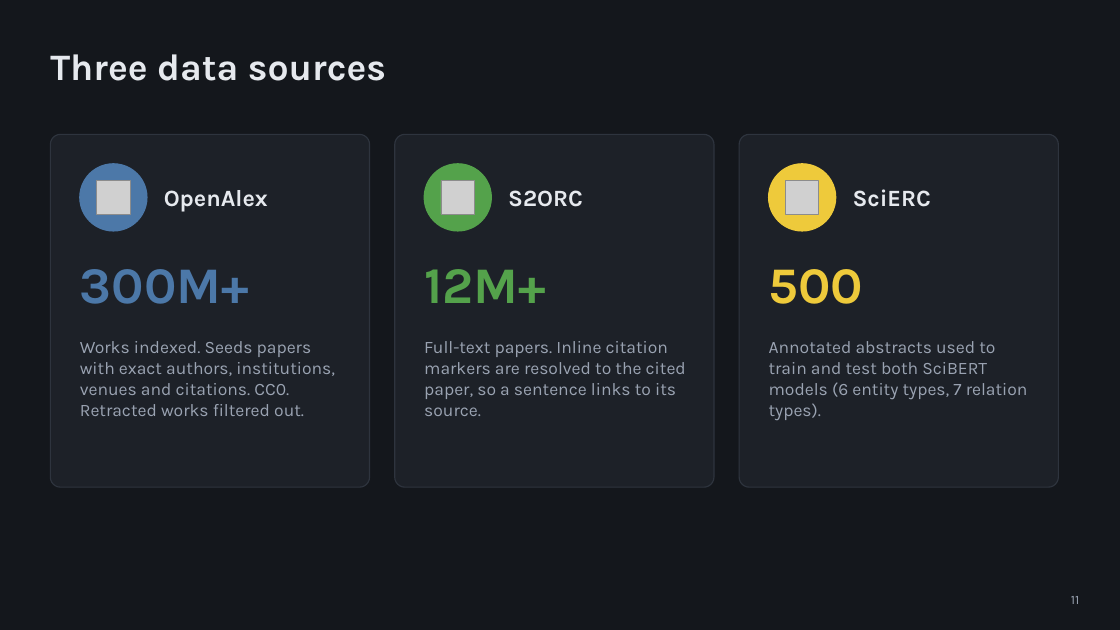
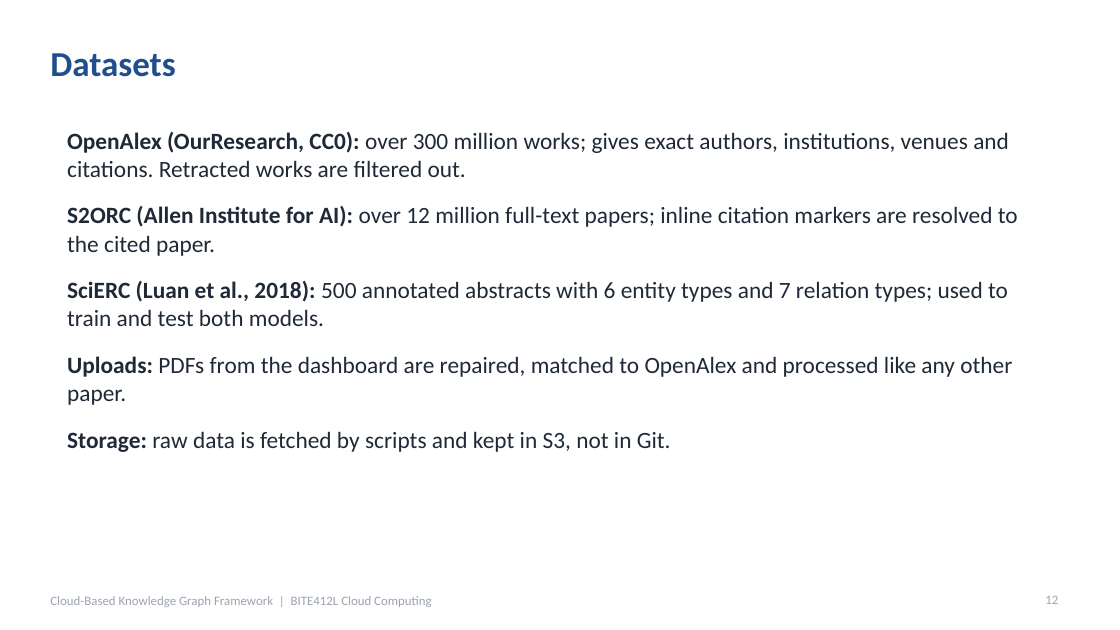
Before and after one commit to DeveshAg30/Cloud_Based_Knowledge_Graph_Framework_for_Automated_Research_Intelligence_Aws_Project_2026, a slide deck: slide 12 of presentation/Project_Presentation.pptx (slide 11 before the commit). Drawn at 1120x630 pixels with LibreOffice and Linux fonts; fonts in the diff are those of the drawing; grey boxes stand for pictures. Boxes give left, top, right and bottom in pixels: in the first picture for what was removed or moved away, otherwise in the second. Text is boxed around its words. In the diff, an @@ line names an element or a change of style, - is before the commit and + after.

```diff
--- a/presentation/Project_Presentation.pptx
+++ b/presentation/Project_Presentation.pptx
@@ background #14171C to #FFFFFF @@
@@ title at [50, 53, 175, 77]: text changed; size 32 to 30 pt; font Karla to Calibri; text colour #E6E9EE to #1F4E8C @@
-Three data sources
+Datasets
@@ rounded rectangle removed at [50, 134, 370, 487] @@
@@ text added at [67, 132, 1018, 452], 20 pt, text #1F2937 @@
+• OpenAlex (OurResearch, CC0): over 300 million works; gives exact authors, institutions, venues and citations. Retracted works are filtered out.
+• S2ORC (Allen Institute for AI): over 12 million full-text papers; inline citation markers are resolved to the cited paper.
+• SciERC (Luan et al., 2018): 500 annotated abstracts with 6 entity types and 7 relation types; used to train and test both models.
+• Uploads: PDFs from the dashboard are repaired, matched to OpenAlex and processed like any other paper.
+• Storage: raw data is fetched by scripts and kept in S3, not in Git.
@@ rounded rectangle removed at [395, 134, 714, 487] @@
@@ rounded rectangle removed at [739, 134, 1059, 487] @@
@@ ellipse removed at [80, 164, 147, 231] @@
@@ ellipse removed at [424, 164, 492, 231] @@
@@ ellipse removed at [769, 164, 836, 231] @@
@@ picture removed at [97, 181, 130, 214] @@
@@ text removed at [164, 190, 268, 212] @@
-OpenAlex
@@ picture removed at [441, 181, 475, 214] @@
@@ text removed at [508, 190, 583, 207] @@
-S2ORC
@@ picture removed at [786, 181, 819, 214] @@
@@ text removed at [853, 189, 931, 207] @@
-SciERC
@@ text removed at [80, 269, 249, 304] @@
-300M+
@@ text removed at [424, 269, 546, 303] @@
-12M+
@@ text removed at [769, 269, 864, 304] @@
-500
@@ text removed at [80, 341, 335, 416] @@
-Works indexed. Seeds papers with exact authors, institutions, venues and citations. CC0. Retracted works filtered out.
@@ text removed at [424, 341, 686, 416] @@
-Full-text papers. Inline citation markers are resolved to the cited paper, so a sentence links to its source.
@@ text removed at [769, 341, 1028, 420] @@
-Annotated abstracts used to train and test both SciBERT models (6 entity types, 7 relation types).
@@ text added at [50, 596, 431, 607], 11 pt, text #9CA3AF @@
+Cloud-Based Knowledge Graph Framework | BITE412L Cloud Computing
@@ page number added at [1045, 596, 1058, 604], 11 pt, text #9CA3AF @@
+12
@@ page number removed at [1071, 596, 1079, 604] @@
-11
```
Also in this commit, not shown: 20 other slides changed, 6 slides added, 5 slides removed, 1 other file.
